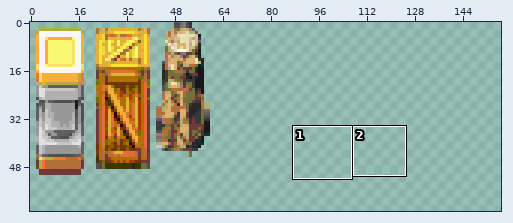
Sprite sheet -- assets/images/interactable_objects/push_pillars.png. Above: a wide view before the commit, with the close-up outlined.
Close-up. As it was:
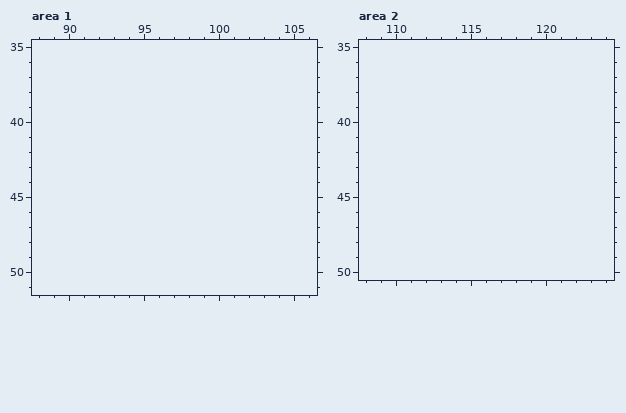
The file is 60x51 pixels. Shown: area 1: x 88..106, y 35..51; area 2: x 108..124, y 35..50. The old version is drawn lined up with the new one, on the new canvas. The commit also changed other parts of the picture, which this record leaves out.
Palette (. is transparent): 
The result:
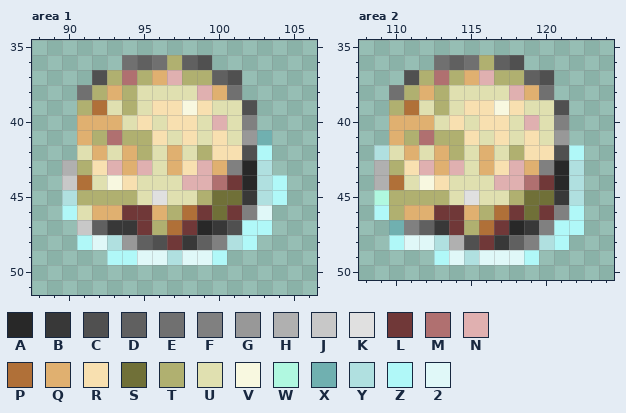
Colours new in this view: A #282828  B #383838  C #505050  D #606060  E #707070  F #808080  G #989898  H #b0b0b0  J #c8c8c8  K #e0e0e0  L #703838  M #b07070  N #e0b0b0  P #b07038  Q #e0b070  R #f8e0b0  S #707038  T #b0b070  U #e0e0b0  V #f8f8e0  W #b0f8e0  X #70b0b0  Y #b0e0e0  Z #b0f8f8  2 #e0f8f8
Change:
canvas 60x51 -> 157x63
Changed rows in their new state; - is an unchanged pixel.
Area 1:
first column x 90:
36 ----EDETDC-----
37 --CTMTQNTTDC---
38 -ETQTUUUUNQE---
39 -TPUTURRVRUUC--
40 -QQQURURRUNUF--
41 -QTMTTRURURUGX-
42 -UQUQTUQUTRRCZ-
43 HTRNQNUQRNQFAY-
44 JPUVRUUUNNMLAYZ
45 YTTTTUKUUTSSBYZ
46 ZUQQLLQTPLSLF2-
47 -JDBBLTPLABCZZ-
48 -Z2YGDCLBDFYZ--
49 ---ZZ22Y22Z----
Area 2:
first column x 109:
36 ----EDETDC----
37 --CTMTQNTTDC--
38 -ETQTUUUUNQE--
39 -TPUTURRVRUUC-
40 -QQQURURRUNUF-
41 -QTMTTRURURUG-
42 YUQUQTUQUTRRCZ
43 HTRNQNUQRNQFAY
44 HPUVRUUUNNMLAY
45 WTTTTUKUUTSSBY
46 ZTQQLLQTPLSLFZ
47 -XFDBLTPLABFZZ
48 -Z22YHCLBDFYZ-
49 ----Z2Y222Z---
